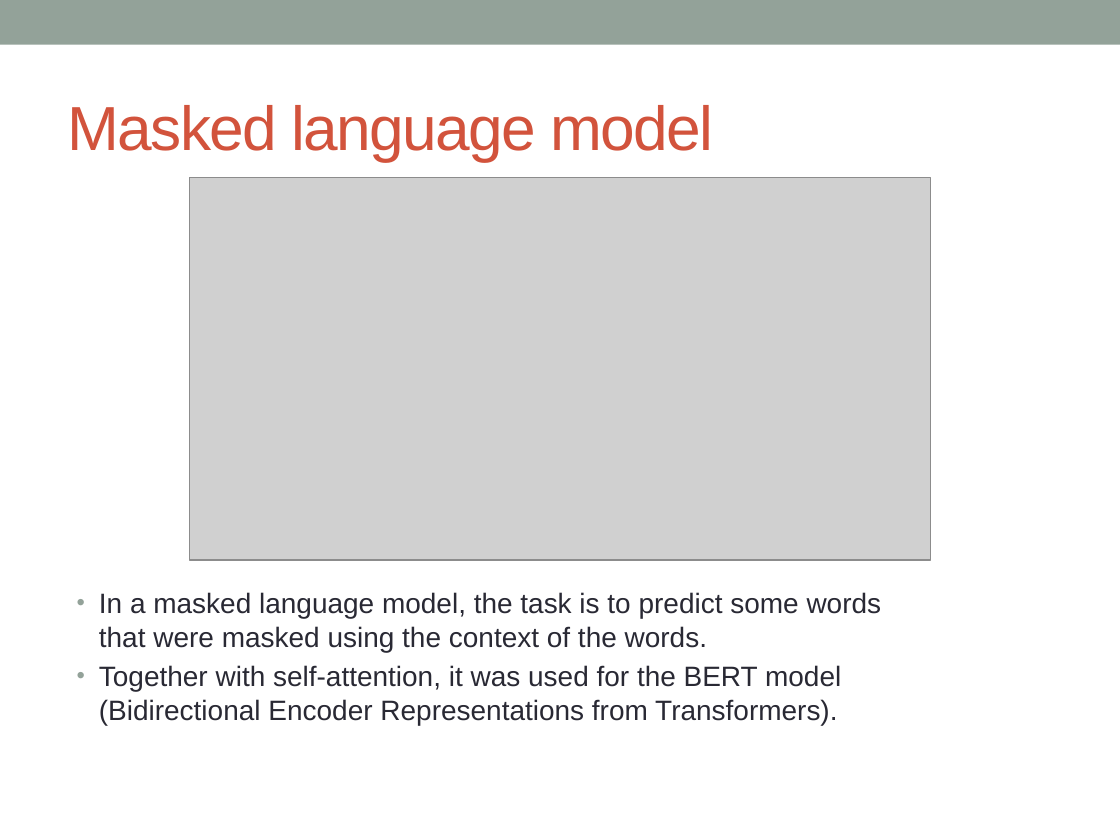
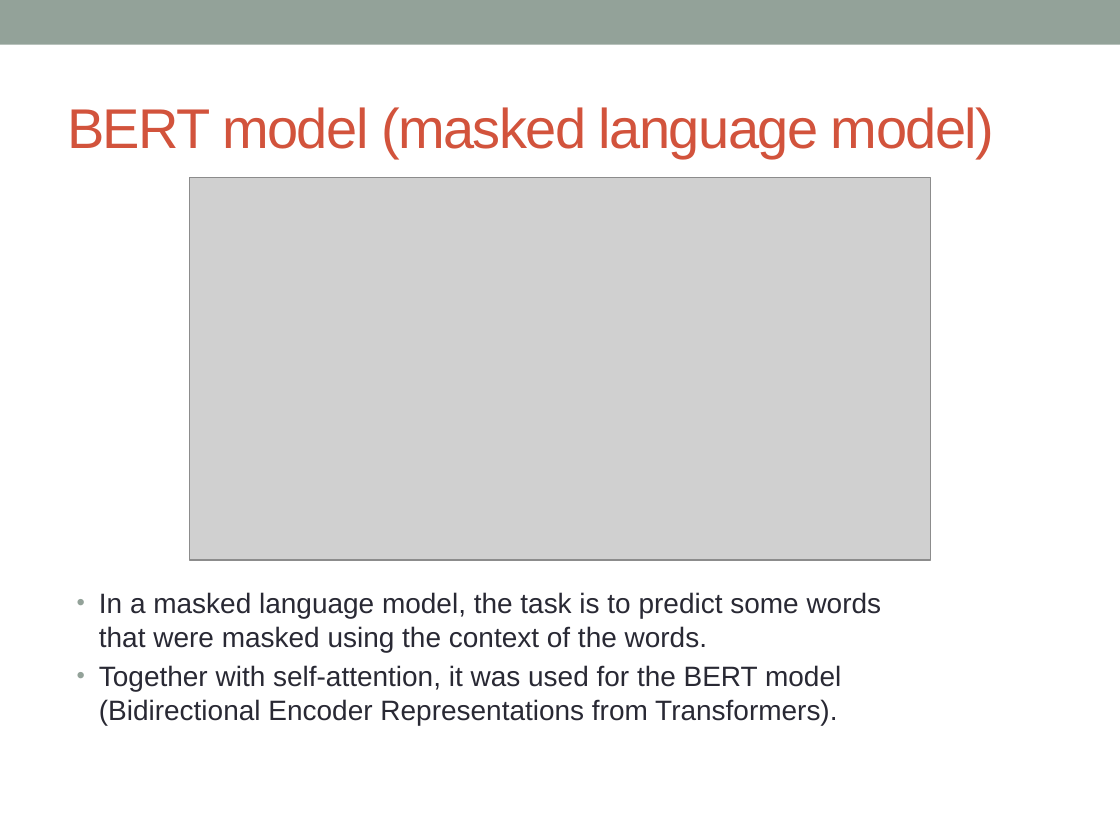
Before and after one commit to raphaelmourad/LLM-for-genomics-training, a slide deck: slide 14 of CM_llm_genomics.pptx (slide 13 before the commit). Drawn at 1120x840 pixels with LibreOffice and Linux fonts; fonts in the diff are those of the drawing; grey boxes stand for pictures. Boxes give left, top, right and bottom in pixels: in the first picture for what was removed or moved away, otherwise in the second. Text is boxed around its words. In the diff, an @@ line names an element or a change of style, - is before the commit and + after.

```diff
--- a/CM_llm_genomics.pptx
+++ b/CM_llm_genomics.pptx
@@ title at bbox=[67, 107, 994, 158]: text changed; size 40 to 36 pt @@
-Masked language model
+BERT model (masked language model)
```
Also in this commit, not shown: 7 other slides changed, 6 slides added, 1 other file.
